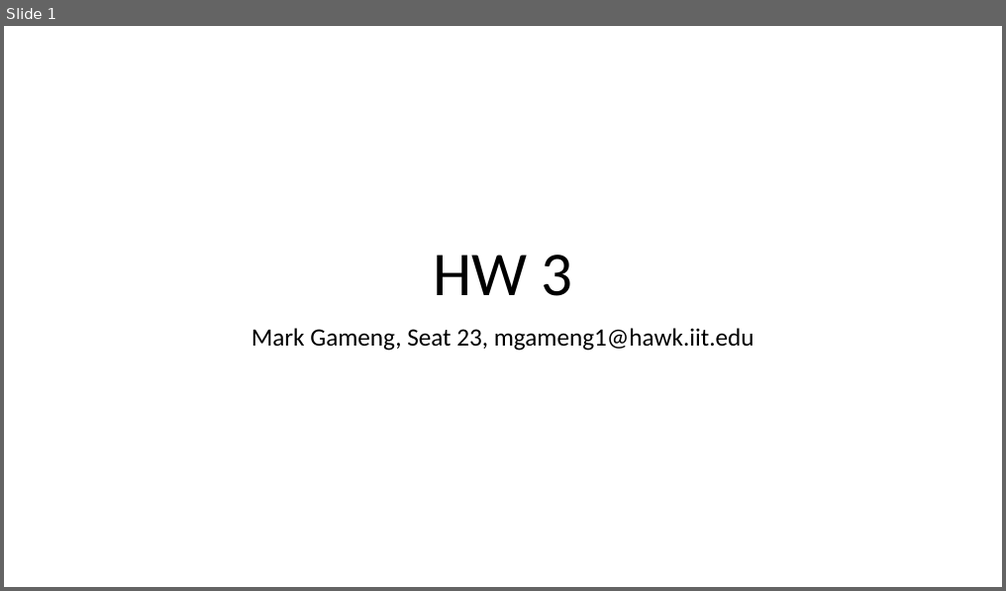
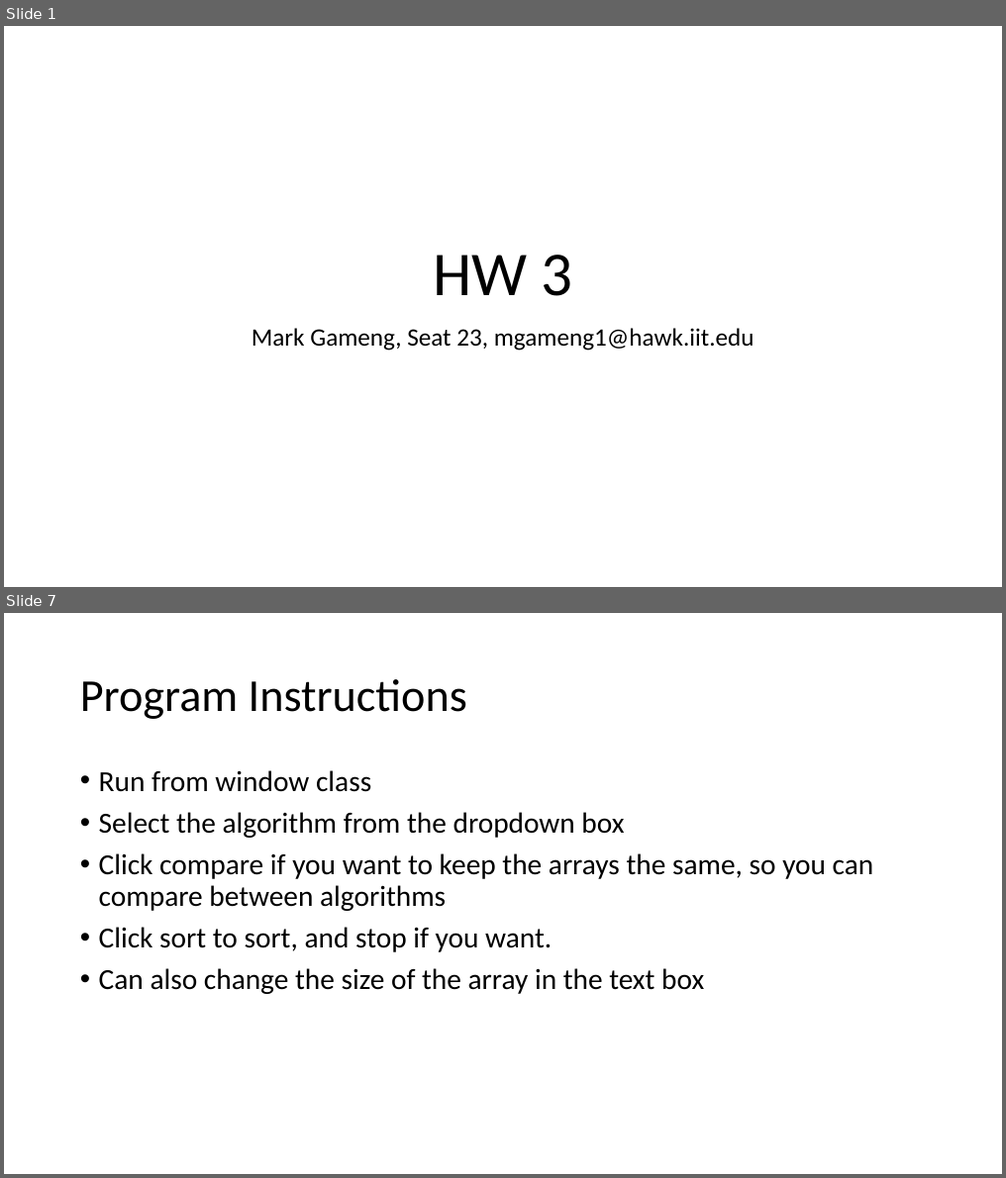
Before and after one commit to MarkGelo/CS-430, a slide deck: HW_3/HW3.pptx. Shown one above the other, each under a label of ours: slide 1 before the commit, slides 1 and 7 after it; the slides between them are not shown. The pictures are 1006x591 and 1006x1178 pixels, drawn with LibreOffice and Linux fonts; fonts in the diff are those of the drawing. Boxes give left, top, right and bottom in pixels: in the first picture for what was removed or moved away, otherwise in the second. Text is boxed around its words. In the diff, an @@ line names an element or a change of style, - is before the commit and + after.

```diff
--- a/HW_3/HW3.pptx
+++ b/HW_3/HW3.pptx
@@ slide 7 added at [4,613,1002,1174], background #FFFFFF @@
@@ title added at [80,679,467,719], 44 pt, text #000000 @@
+Program Instructions
@@ text added at [99,770,874,994], 28 pt, text #000000 @@
+• Run from window class
+• Select the algorithm from the dropdown box
+• Click compare if you want to keep the arrays the same, so you can compare between algorithms
+• Click sort to sort, and stop if you want.
+• Can also change the size of the array in the text box
```
Also in this commit, not shown: 5 other slides added, 3 other files.
